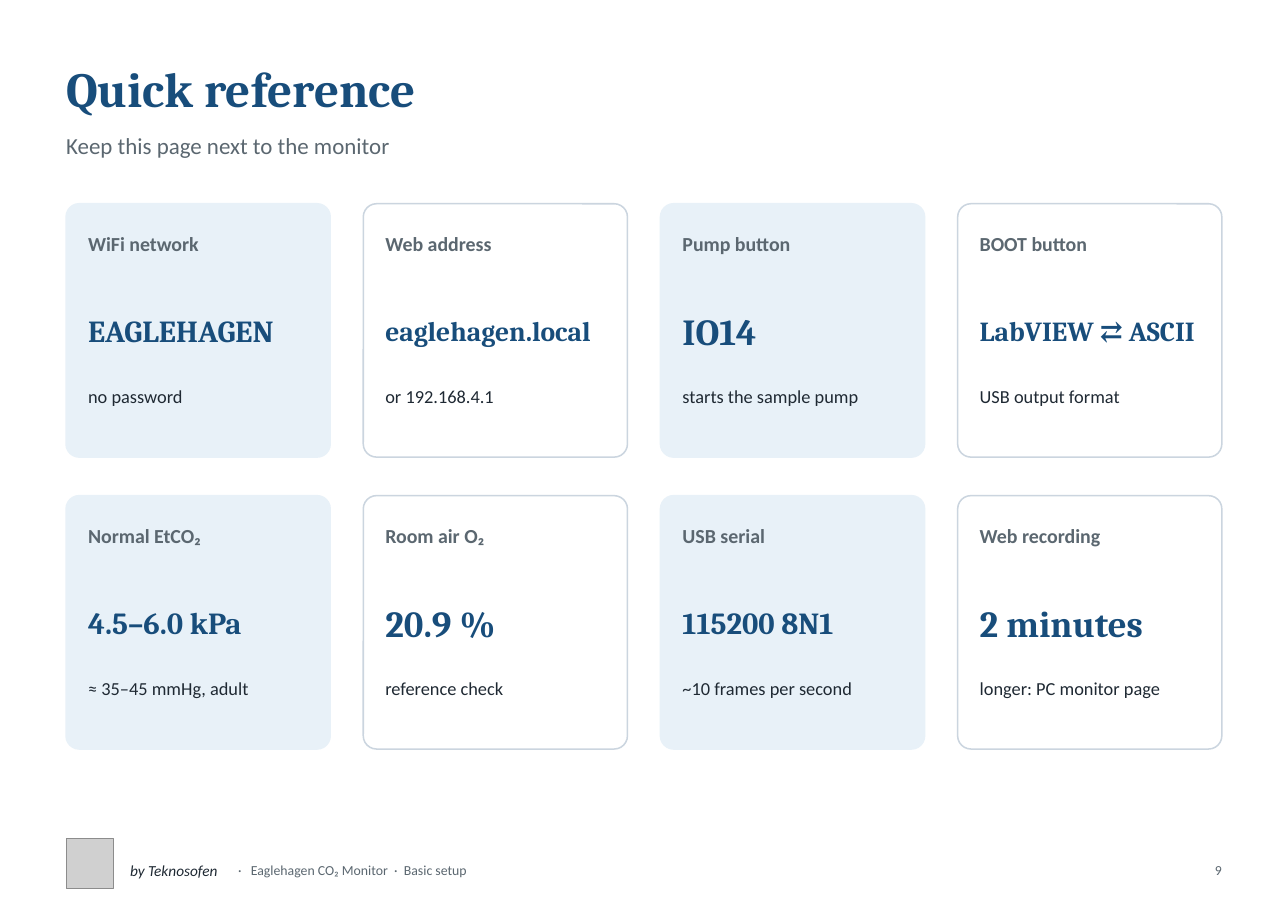
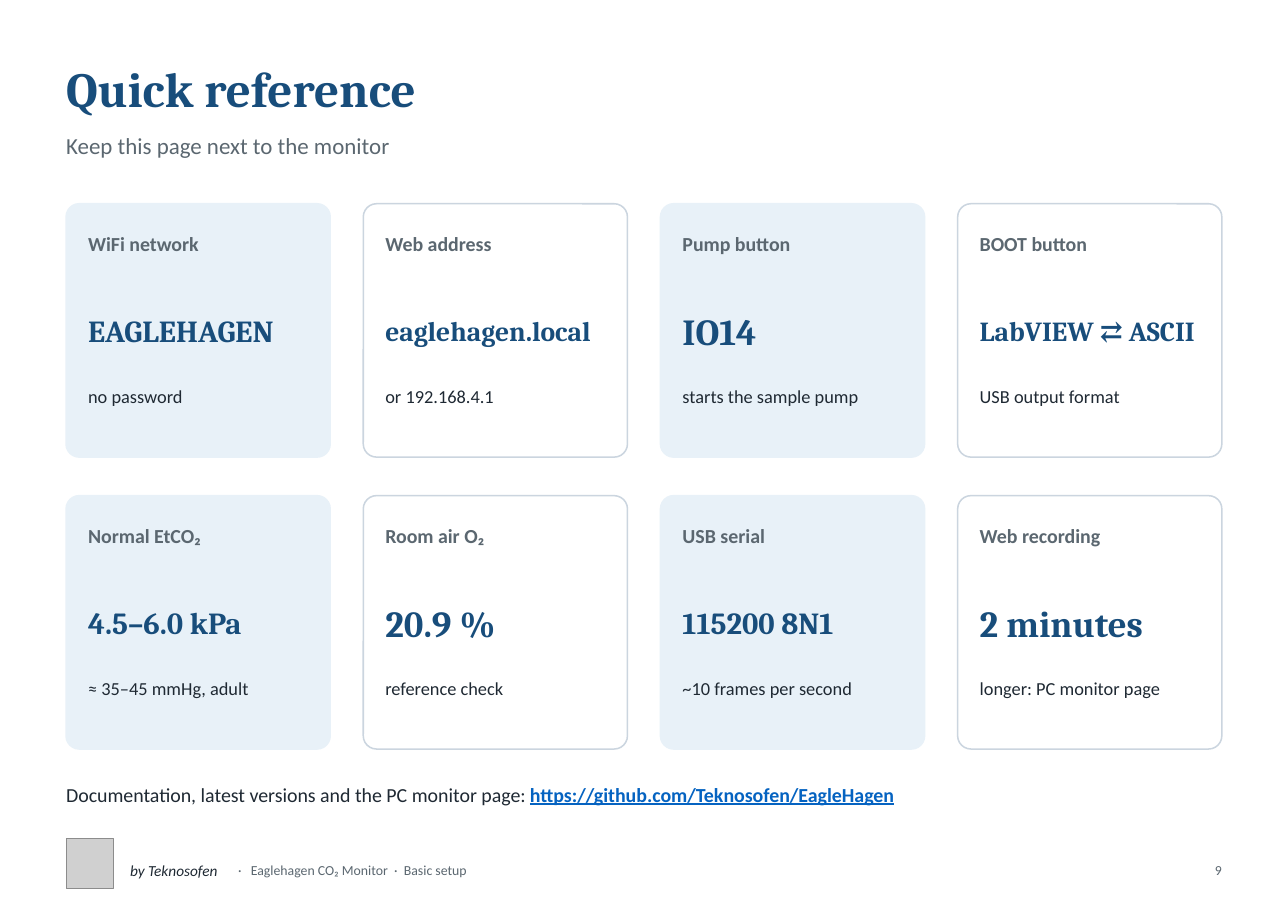
Before and after one commit to Teknosofen/EagleHagen, a slide deck: slide 9 of documentation/Eaglehagen_Basic_Setup.pptx. Drawn at 1288x911 pixels with LibreOffice and Linux fonts; fonts in the diff are those of the drawing; grey boxes stand for pictures. Boxes give left, top, right and bottom in pixels: in the first picture for what was removed or moved away, otherwise in the second. Text is boxed around its words. In the diff, an @@ line names an element or a change of style, - is before the commit and + after.

```diff
--- a/documentation/Eaglehagen_Basic_Setup.pptx
+++ b/documentation/Eaglehagen_Basic_Setup.pptx
@@ text added at (66, 788, 894, 806), 13 pt, text #1F2933 @@
+Documentation, latest versions and the PC monitor page: https://github.com/Teknosofen/EagleHagen
```
Also in this commit, not shown: 1 other slide changed, 3 other files.
